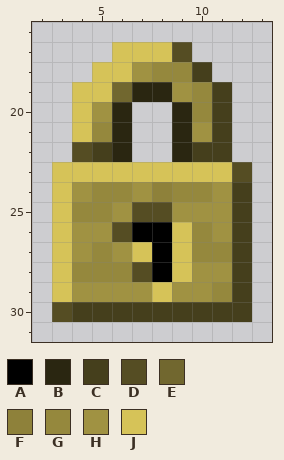
Pixel-art sprite -- New_Character-resource/assets/minecraft/textures/item_model/layer/lock.png. The picture above was drawn from the file before the commit.
The file is 32x32 pixels. Colours within 5 levels of each other are drawn and written as one. Shown: x 2..13, y 16..31.
Palette (. is transparent): A #000000  B #2a2611  C #453f1c  D #554d23  E #71672f  F #8e813a  G #95883d  H #a09242  J #d6c358
Pixels before, first column x 3:
17 ...JJJD...
18 ..JJHGGC..
19 .JJEBBHGC.
20 .JHB..BGC.
21 .JGB..BHC.
22 .DCB..BCC.
23 JJJJJJJJJD
24 JHGGHFGGHC
25 JGGHDDHHHC
26 JHHDAAJGHC
27 JHGHJAJGGC
28 JGGGDAJHHC
29 JHHHHJHHGC
30 DCCCCCCCCC
Now the later version:
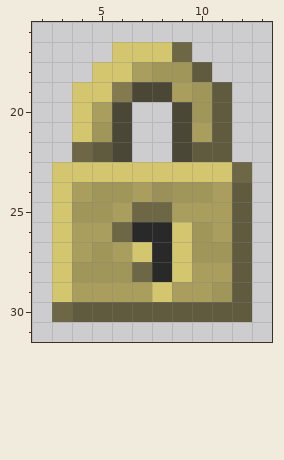
What changed:
colour A: #000000 -> #000000cc
colour B: #2a2611 -> #2a2511cc
colour C: #453f1c -> #453e1bcc
colour D: #554d23 -> #554d23cc
colour E: #71672f -> #70662fcc
colour F: #8e813a -> #8e8139cc
colour G: #95883d -> #95883dcc
colour H: #a09242 -> #a09242cc
colour J: #d6c358 -> #d6c357cc
Boxes around the changes in both pictures, in picture pixels (x1, y1, x2, y2):
changed: (52, 42, 252, 322)
